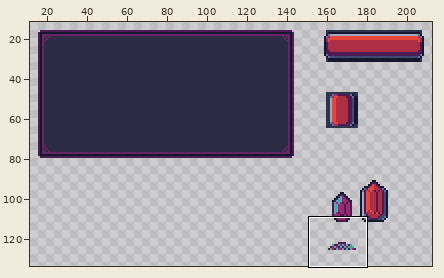
Edited in one commit: pixel-art file (repurpose/assets/sprites/ui/ui.aseprite). Above, an overview of the earlier version with the close-up marked.
Close-up. Before the commit:
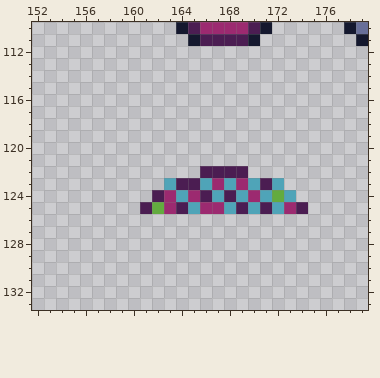
512x512 pixels, 1 frame. Shown: x 152..179, y 110..133. The wide view leaves out empty margins.
Once edited:
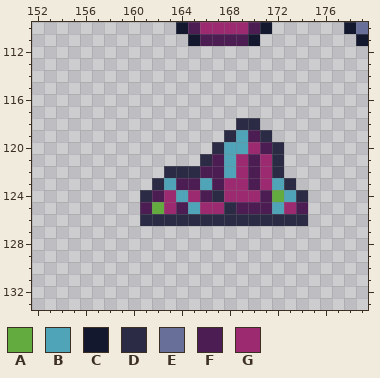
Palette (. is transparent): A #63ab3f  B #4fa4b8  C #14182e  D #2b2b45  E #686f99  F #4b1d52  G #9c2a70
Diff:
Colour B now appears in row 119 at x 169; in row 120 at x 168 to 169; in row 121 at x 168.
The author changed colour F to colour B in row 122 at x 168.
Colour D now appears in row 118 at x 169 to 170; in row 119 at x 168 and 171; in row 120 at x 167 and 172; in row 121 at x 166 and 172; in row 122 at x 163 to 165 and 172; in row 123 at x 162 and 173.
Colour D now appears in row 124 at x 161 and 174; in row 126 at x 161 to 174.
The author changed colour B to colour D in row 124 at x 167; in row 125 at x 168.
Colour F now appears in row 119 at x 170; in row 120 at x 171; in row 121 at x 167 and 170; in row 122 at x 170.
The author changed colour B to colour F in row 123 at x 170; in row 124 at x 171; in row 125 at x 170.
The author changed colour G to colour F in row 123 at x 167.
Colour G now appears in row 120 at x 170; in row 121 at x 169 and 171; in row 122 at x 171.
The author changed colour B to colour G in row 123 at x 168; in row 124 at x 169.
The author changed colour F to colour G in row 122 at x 169; in row 123 at x 171; in row 124 at x 168.
Pixel boxes of the changes (left, top, right, bottom) in both close-ups:
changed: (140, 118, 308, 226)
